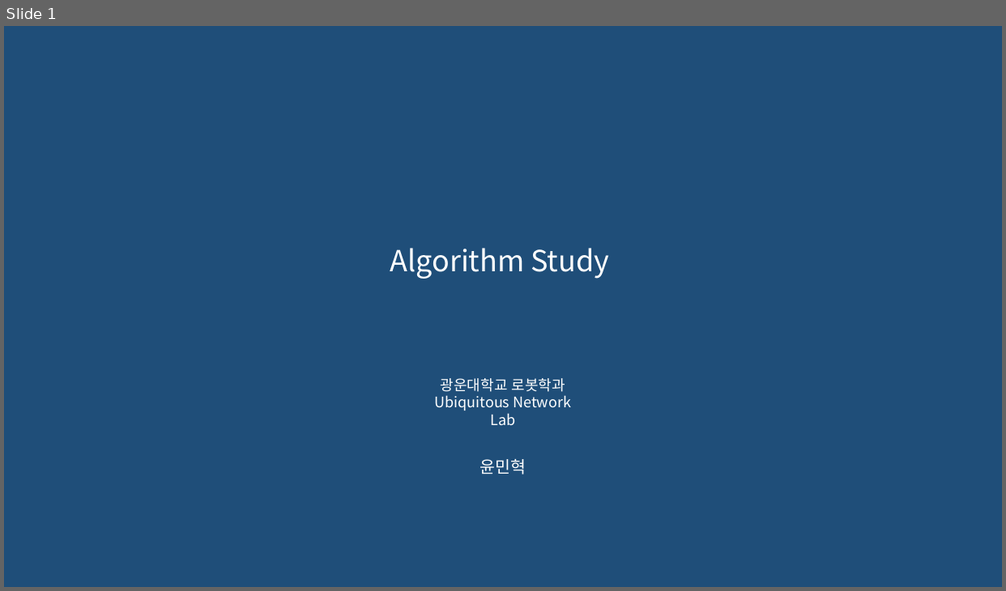
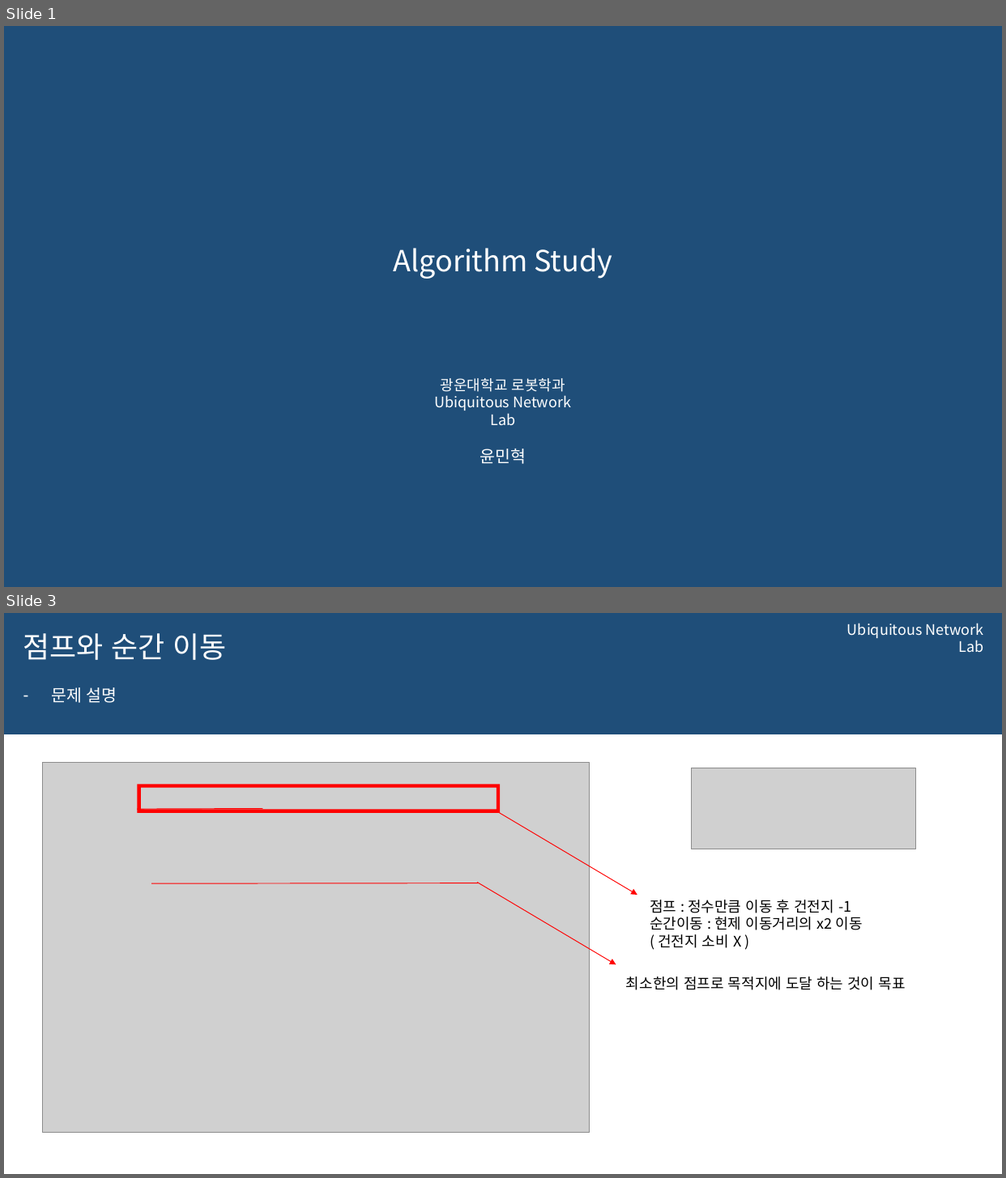
Before and after one commit to 0913ktg/Algorithm_Study, a slide deck: week_5/ppt/MinhyeokYun.pptx. Shown one above the other, each under a label of ours: slide 1 before the commit, slides 1 and 3 after it; the slides between them are not shown. The pictures are 1006x591 and 1006x1178 pixels, drawn with LibreOffice and Linux fonts; fonts in the diff are those of the drawing; grey boxes stand for pictures; background and template pictures are left out. Boxes give left, top, right and bottom in pixels: in the first picture for what was removed or moved away, otherwise in the second. Text is boxed around its words. In the diff, an @@ line names an element or a change of style, - is before the commit and + after.

```diff
--- a/week_5/ppt/MinhyeokYun.pptx
+++ b/week_5/ppt/MinhyeokYun.pptx
@@ slide 3 added at box(4, 613, 1002, 1174), background #FFFFFF @@
@@ rectangle added at box(4, 613, 1002, 735), fill #1F4E79 @@
@@ title added at box(23, 633, 227, 660), 28 pt, text #FFFFFF @@
+점프와 순간 이동
@@ text added at box(847, 623, 984, 652), 14 pt, text #FFFFFF @@
+Ubiquitous Network Lab
@@ text added at box(51, 688, 117, 703), 16 pt, text #FFFFFF @@
+– 문제 설명
@@ picture added at box(42, 762, 589, 1132) @@
@@ picture added at box(691, 768, 916, 850) @@
@@ frame added at box(138, 785, 501, 814), fill #FF0000 @@
@@ line added from (138, 809) to (263, 808), #FF0000 0.75 pt @@
@@ arrow added from (499, 812) to (637, 895), #FF0000 0.75 pt @@
@@ line added from (151, 884) to (478, 884), #FF0000 0.75 pt @@
@@ arrow added from (477, 883) to (616, 965), #FF0000 0.75 pt @@
@@ text added at box(650, 900, 863, 948), 14 pt, text #000000 @@
+점프 : 정수만큼 이동 후 건전지 -1
+순간이동 : 현제 이동거리의 x2 이동
+( 건전지 소비 X )
@@ text added at box(626, 977, 906, 990), 14 pt, text #000000 @@
+최소한의 점프로 목적지에 도달 하는 것이 목표
@@ slide 1 changed as well @@
@@ title "Algorithm Study": place and size @@
-title "Algorithm Study" at box(390, 248, 610, 279)
+title "Algorithm Study" at box(394, 248, 613, 279)
@@ subtitle "윤민혁": place and size @@
-subtitle "윤민혁" at box(480, 459, 526, 475)
+subtitle "윤민혁" at box(480, 449, 526, 464)
```
Also in this commit, not shown: 1 other slide changed, 3 other slides added, 5 slides removed, 1 other file.
